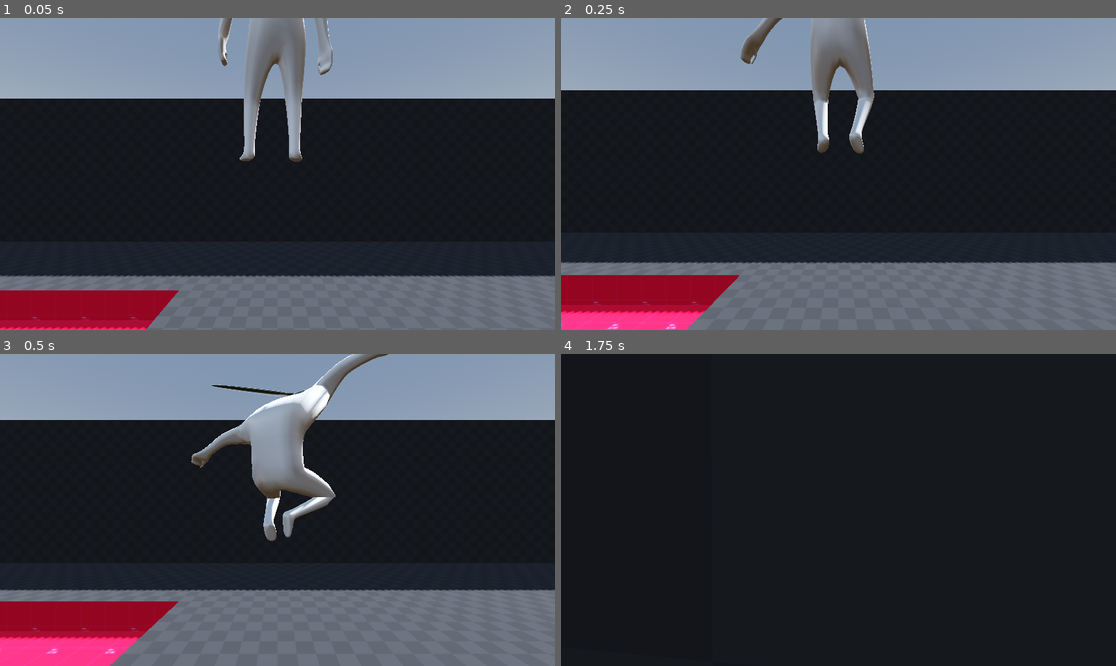
Above: before the commit, frames 1-4 (two rows, left to right).
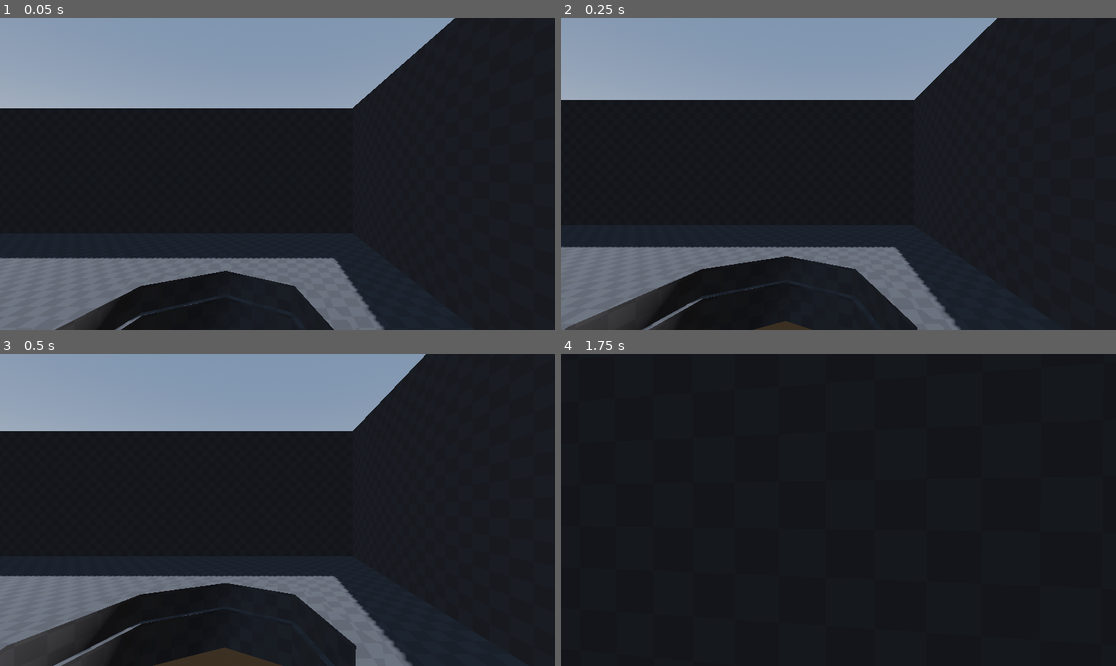
Above: after the commit, the same moments.

Repository: Dempsey845/companion
Game: Godot game, scene res://Scenes/world.tscn
Two runs of this game, one before a commit and one after it. Both use one fixed random seed, a clock stepped at 60 frames per second and the inputs below.
Inputs (mouse positions are in pixels of both pictures, inside the frame that each line leads up to):
- Up to frame 1 (0.05 s): no input
- Up to frame 2 (0.25 s): no input
- Up to frame 3 (0.5 s): no input
- Up to frame 4 (1.75 s): move the mouse to (866, 510) at 0.52 s; hold Shift (sprint) 0.53-1.28 s; hold W (move_forward) from 0.53 s (still down); tap Space (jump) at 0.77, 1.52 s; move the mouse to (810, 510) at 1.27 s; tap Shift (sprint) at 1.35 s

The runs differ from the first frame. In frame 1, 30% of the frame differs, in the area x 0-100%, y 0-100%; in frame 2, 33%; in frame 3, 37%; in frame 4, less than 0.1%.

Commit message:
Created a new simple combat system tailored to the gameplay style for this project.

Diff:
--- a/Entity/NPC/States/npc_wander_state.gd
+++ b/Entity/NPC/States/npc_wander_state.gd
@@ -16,7 +16,6 @@
 
 @onready var wait_timer: Timer = $WaitTimer
 @onready var chase_state: Node = $"../ChaseState"
-@onready var target_search_timer: Timer = $TargetSearchTimer
 
 var destination: Vector3
 var current_poi: PointOfInterest
@@ -24,8 +23,6 @@
 func _ready() -> void:
 	wait_timer.timeout.connect(_on_wait_timer_timeout)
 
-	target_search_timer.wait_time = randf_range(0.5, 1.5)
-	target_search_timer.timeout.connect(_on_target_search_timer_timeout)
 
 	if points_of_interest == null:
 		points_of_interest = get_tree().get_nodes_in_group("points_of_interest").pick_random()
@@ -40,11 +37,9 @@
 		push_error("This State is only compatible with NPC's!")
 
 	wait_timer.start()
-	target_search_timer.start()
 
 func exit():
 	wait_timer.stop()
-	target_search_timer.stop()
 
 func pick_new_destination() -> void:
 	match wander_type:
@@ -78,9 +73,3 @@
 		current_poi = null
 
 	wait_timer.start()
-
-func _on_target_search_timer_timeout():
-	var closest_target = target_search_area.find_closest_target()
-	# if closest_target:
-	# 	target_manager.set_target(closest_target)
-	# 	target_search_timer.stop()
--- a/Entity/NPC/Warrior/warrior.tscn
+++ b/Entity/NPC/Warrior/warrior.tscn
@@ -11,50 +11,50 @@
 script = ExtResource("2_0f6je")
 
 [node name="Skeleton3D" parent="HumanoidSkeleton" parent_id_path=PackedInt32Array(2129837301) index="0" unique_id=2020399624]
-bones/0/position = Vector3(-0.00039554943, 1.0383298, 0.014333563)
-bones/0/rotation = Quaternion(0.028310101, -0.029394293, -0.029145995, 0.99874175)
-bones/1/rotation = Quaternion(-0.00026577065, -0.015350621, 0.016572839, 0.9997448)
-bones/2/rotation = Quaternion(0.047443617, -0.042119112, 0.019859102, 0.9977879)
-bones/3/rotation = Quaternion(0.04740131, -0.04201611, 0.019878304, 0.99779385)
-bones/4/rotation = Quaternion(0.009957897, 0.022532467, -0.00056973705, 0.9996964)
-bones/5/rotation = Quaternion(-0.082524635, 0.05686791, -0.0047915312, 0.99495363)
-bones/7/rotation = Quaternion(-0.6261792, -0.37505764, 0.5281255, -0.4339528)
-bones/8/rotation = Quaternion(0.45476112, 0.03459745, 0.036241166, 0.889203)
-bones/9/rotation = Quaternion(0.030948717, 0.017927594, 0.53645056, 0.84317356)
-bones/10/rotation = Quaternion(-0.0045963903, -0.17702284, 0.13251674, 0.97523385)
-bones/11/rotation = Quaternion(0.23373812, 0.13382007, 0.08694329, 0.9591139)
-bones/12/rotation = Quaternion(-0.043161064, 0.03318611, 0.02171518, 0.9982807)
-bones/13/rotation = Quaternion(-0.11080097, -0.026310628, 0.067106485, 0.99122536)
-bones/15/rotation = Quaternion(0.41262305, 0.0018791759, -0.016627902, 0.91074824)
-bones/16/rotation = Quaternion(0.47635856, -0.016685555, -0.043314073, 0.8780251)
-bones/17/rotation = Quaternion(-0.024620993, 0.00091119885, -0.012560805, 0.99961764)
-bones/19/rotation = Quaternion(0.5992973, -0.40147915, 0.54054826, 0.4329722)
-bones/20/rotation = Quaternion(0.35239106, -0.18198875, 0.15794998, 0.9042967)
-bones/21/rotation = Quaternion(0.06721879, -0.066430524, -0.40974015, 0.90729356)
-bones/22/rotation = Quaternion(0.048392333, 0.11741122, -0.092412405, 0.9875894)
-bones/23/rotation = Quaternion(0.22552004, -0.13809606, -0.08335198, 0.9607927)
-bones/24/rotation = Quaternion(-0.023558373, -0.03097252, 0.00093076064, 0.9992421)
-bones/25/rotation = Quaternion(-0.104150824, 0.01925441, -0.045387894, 0.9933388)
-bones/27/rotation = Quaternion(0.35150048, -0.020656887, 0.0141476, 0.9358528)
-bones/28/rotation = Quaternion(0.4722998, 0.017293036, 0.012997142, 0.88117254)
-bones/29/rotation = Quaternion(-0.054835603, -0.0008979265, 0.006127003, 0.9984762)
-bones/31/rotation = Quaternion(0.10933878, -0.057699528, 0.99183834, -0.03118603)
-bones/32/rotation = Quaternion(-0.21365127, 0.031696282, 0.028929446, 0.97596705)
-bones/33/rotation = Quaternion(0.5376778, 0.04062939, 0.0034565954, 0.84216386)
-bones/34/rotation = Quaternion(0.27662185, -0.12816556, 0.012943278, 0.9523059)
-bones/36/rotation = Quaternion(-0.059148632, 0.28071812, 0.9579344, -0.007776999)
-bones/37/rotation = Quaternion(-0.29449597, 0.076022714, -0.0075699645, 0.95259404)
-bones/38/rotation = Quaternion(0.549772, -0.04673638, -0.020830534, 0.83374614)
-bones/39/rotation = Quaternion(0.30627602, 0.09173216, 0.015703565, 0.94738257)
+bones/0/position = Vector3(0.0016177788, 0.99805826, -0.0007674106)
+bones/0/rotation = Quaternion(0.007419074, -0.0029286463, -0.010887891, 0.999909)
+bones/1/rotation = Quaternion(0.0028849987, 0.008756998, 0.005530309, 0.99994224)
+bones/2/rotation = Quaternion(0.05778684, 0.006366124, -0.0026711228, 0.9983051)
+bones/3/rotation = Quaternion(0.057690594, 0.0064375037, -0.002674137, 0.9983102)
+bones/4/rotation = Quaternion(0.023631165, -0.0136743365, 0.006838, 0.99960387)
+bones/5/rotation = Quaternion(-0.10418887, -0.034992315, 0.026187798, 0.9935968)
+bones/7/rotation = Quaternion(-0.6218001, -0.3789212, 0.5319003, -0.43227944)
+bones/8/rotation = Quaternion(0.45322987, 0.084936544, 0.023874702, 0.88701665)
+bones/9/rotation = Quaternion(0.056349367, 0.0718596, 0.42688686, 0.8996825)
+bones/10/rotation = Quaternion(-0.0016383266, -0.17244644, 0.12257314, 0.97736144)
+bones/11/rotation = Quaternion(0.23369326, 0.13388126, 0.08683513, 0.9591261)
+bones/12/rotation = Quaternion(-0.04317285, 0.033140615, 0.021607593, 0.9982841)
+bones/13/rotation = Quaternion(-0.11080376, -0.026331428, 0.06702515, 0.99122995)
+bones/15/rotation = Quaternion(0.37659344, 0.0016289783, -0.014456652, 0.9262644)
+bones/16/rotation = Quaternion(0.44172746, -0.015001655, -0.043221485, 0.89598197)
+bones/17/rotation = Quaternion(-0.024459785, 0.00091409904, -0.012601816, 0.99962103)
+bones/19/rotation = Quaternion(0.61720574, -0.38470608, 0.5317075, 0.43398803)
+bones/20/rotation = Quaternion(0.42568856, -0.1534294, 0.05461304, 0.8900933)
+bones/21/rotation = Quaternion(0.051491622, -0.042638812, -0.42123225, 0.9044855)
+bones/22/rotation = Quaternion(0.04024015, 0.11240854, -0.11991782, 0.9855784)
+bones/23/rotation = Quaternion(0.22529253, -0.13851029, -0.08260109, 0.9608514)
+bones/24/rotation = Quaternion(-0.02370002, -0.03068067, 0.0008570221, 0.9992479)
+bones/25/rotation = Quaternion(-0.10413656, 0.019432425, -0.044810094, 0.9933631)
+bones/27/rotation = Quaternion(0.39468363, -0.023431854, 0.011600058, 0.9184451)
+bones/28/rotation = Quaternion(0.5128669, 0.019287037, 0.010485644, 0.8581875)
+bones/29/rotation = Quaternion(-0.053995013, -0.00091189746, 0.006247517, 0.99852127)
+bones/31/rotation = Quaternion(0.04980964, 0.18415271, 0.9814957, -0.016525105)
+bones/32/rotation = Quaternion(-0.35153785, -0.00085186487, 0.0018927485, 0.9361715)
+bones/33/rotation = Quaternion(0.65892214, 0.05377481, 0.047166996, 0.74880254)
+bones/34/rotation = Quaternion(0.28091684, -0.13452618, 0.009851735, 0.95020604)
+bones/36/rotation = Quaternion(-0.06468978, 0.13019148, 0.9891359, 0.021807816)
+bones/37/rotation = Quaternion(-0.6088374, 0.044404518, 0.025900919, 0.7916278)
+bones/38/rotation = Quaternion(0.58751565, -0.040889423, -0.015914716, 0.8080223)
+bones/39/rotation = Quaternion(0.33326343, 0.09460033, 0.0037488942, 0.93806833)
 
 [node name="Cube" parent="HumanoidSkeleton/Skeleton3D" index="0" unique_id=739866932]
 material_override = SubResource("StandardMaterial3D_0f6je")
 
 [node name="RightHandItemAttachment" parent="HumanoidSkeleton/Skeleton3D" index="1" unique_id=1440207064]
-transform = Transform3D(0.03377053, -0.027883433, 0.9990403, 0.23992935, -0.97015226, -0.03518764, 0.9702027, 0.24088745, -0.026072636, -0.44762695, 0.99820983, -0.17740236)
+transform = Transform3D(0.2919544, 0.23673184, 0.92667174, 0.50969785, -0.85834867, 0.058693774, 0.8093022, 0.45518667, -0.37126046, -0.38471216, 0.92648375, 0.052932195)
 
 [node name="BackItemAttachment" parent="HumanoidSkeleton/Skeleton3D" index="2" unique_id=2120642675]
-transform = Transform3D(0.97446007, -0.09089429, -0.20534316, 0.035563968, 0.96534646, -0.258537, 0.22172683, 0.24463117, 0.94392425, -0.010342709, 1.6461297, 0.08570047)
+transform = Transform3D(0.9998954, 0.01375485, 0.004505379, -0.011816746, 0.9555254, -0.2946714, -0.008358175, 0.2945873, 0.9555879, 0.013731763, 1.6059158, 0.063280106)
 
 [node name="TargetSearchArea" parent="." index="14" unique_id=1651124830]
 collision_mask = 8
--- a/Entity/NPC/npc_ai.tscn
+++ b/Entity/NPC/npc_ai.tscn
@@ -10,6 +10,7 @@
 [ext_resource type="Script" uid="uid://crorvy30dtnlx" path="res://Entity/NPC/npc_target_manager.gd" id="4_ppcqs"]
 [ext_resource type="Script" uid="uid://dv0qxj2hb0vec" path="res://Entity/NPC/npc_combat_data.gd" id="5_lxnc2"]
 [ext_resource type="Script" uid="uid://corpwramldeuu" path="res://Entity/NPC/States/npc_wander_state.gd" id="5_wfllg"]
+[ext_resource type="Script" uid="uid://tcl4hxfha78v" path="res://Entity/NPC/npc_combat_manager.gd" id="6_uwcyd"]
 [ext_resource type="PackedScene" uid="uid://cerbsxix0ryba" path="res://Entity/NPC/Humanoid/humanoid_skeleton.tscn" id="7_3y805"]
 [ext_resource type="Script" uid="uid://d0vif2jefuxn8" path="res://Entity/NPC/States/npc_attack_state.gd" id="8_n2son"]
 [ext_resource type="Script" uid="uid://n16pks25wcsu" path="res://Entity/NPC/npc_weapon_manager.gd" id="9_tayem"]
@@ -44,12 +45,15 @@
 script = ExtResource("1_tifgv")
 jump_velocity = 4.5
 
-[node name="NPCHealthManager" type="Node" parent="." unique_id=124943862 node_paths=PackedStringArray("health")]
+[node name="NPCHealthManager" type="Node" parent="." unique_id=124943862 node_paths=PackedStringArray("health", "state_machine", "retreat_state")]
 script = ExtResource("2_dfvyj")
 health = NodePath("../Health")
+state_machine = NodePath("../StateMachine")
+retreat_state = NodePath("../StateMachine/RetreatState")
 
 [node name="Health" type="Node" parent="." unique_id=1743741218]
 script = ExtResource("2_84n1q")
+max_health = 3
 metadata/_custom_type_script = "uid://dk5ptg0c0fx3t"
 
 [node name="NPCAirState" type="Node" parent="." unique_id=590697671 node_paths=PackedStringArray("character_body")]
@@ -57,9 +61,20 @@
 character_body = NodePath("..")
 metadata/_custom_type_script = "uid://dsf4eco7yji27"
 
-[node name="NPCTargetManager" type="Node" parent="." unique_id=1355157439 node_paths=PackedStringArray("npc")]
+[node name="NPCTargetManager" type="Node" parent="." unique_id=1355157439 node_paths=PackedStringArray("npc", "health_manager")]
 script = ExtResource("4_ppcqs")
 npc = NodePath("..")
+health_manager = NodePath("../NPCHealthManager")
+
+[node name="NPCCombatManager" type="Node" parent="." unique_id=1610300449 node_paths=PackedStringArray("skeleton", "weapon_manager", "target_manager", "target_search_area", "state_machine", "chase_state", "wander_state")]
+script = ExtResource("6_uwcyd")
+skeleton = NodePath("../HumanoidSkeleton")
+weapon_manager = NodePath("../NPCWeaponManager")
+target_manager = NodePath("../NPCTargetManager")
+target_search_area = NodePath("../TargetSearchArea")
+state_machine = NodePath("../StateMachine")
+chase_state = NodePath("../StateMachine/ChaseState")
+wander_state = NodePath("../StateMachine/WanderState")
 
 [node name="NPCCombatData" type="Node" parent="." unique_id=28659779]
 script = ExtResource("5_lxnc2")
--- /dev/null
+++ b/Entity/NPC/npc_combat_manager.gd
@@ -0,0 +1,65 @@
+extends Node
+
+@export var skeleton: HumanoidSkeleton
+@export var weapon_manager: NPCWeaponManager
+@export var target_manager: NPCTargetManager
+@export var target_search_area: NPCTargetSearchArea
+
+@export var state_machine: StateMachine
+@export var chase_state: State
+@export var wander_state: State
+
+
+var is_weapon_sheathed: bool = true
+
+func _process(_delta: float) -> void:
+	if target_manager.target == null:
+		var closest_target = target_search_area.find_closest_target()
+		if closest_target:
+			_set_target(closest_target)
+
+func _set_target(target: Node3D):
+	target_manager.set_target(target)
+	_withdraw_weapon()
+	state_machine.change_state(chase_state)
+
+	var target_health: Health = target.get_node("Health")
+	target_health.death.connect(_on_target_death)
+
+func _withdraw_weapon():
+	if not is_weapon_sheathed:
+		return
+
+	is_weapon_sheathed = false
+	skeleton.play_upper_body_animation("Sheath", 1.2)
+
+	await get_tree().create_timer(0.5).timeout
+	if not is_instance_valid(self):
+		return
+
+	weapon_manager.item_manager.requip_current_item(NPCItemManager.ItemSlot.RightHand)
+
+
+func _sheath_weapon():
+	if is_weapon_sheathed:
+		return
+
+	is_weapon_sheathed = true
+	skeleton.play_upper_body_animation("Sheath", 1.2)
+
+	await get_tree().create_timer(0.5).timeout
+	if not is_instance_valid(self):
+		return
+
+	weapon_manager.item_manager.requip_current_item(NPCItemManager.ItemSlot.Back)
+
+func change_combat_target(target: Node3D):
+	if is_instance_valid(target_manager.target):
+		var target_health: Health = target_manager.target.get_node("Health")
+		target_health.death.disconnect(_on_target_death)
+
+	_set_target(target)
+
+func _on_target_death():
+	_sheath_weapon()
+	state_machine.change_state(wander_state)
--- a/Entity/NPC/npc_health_manager.gd
+++ b/Entity/NPC/npc_health_manager.gd
@@ -1,6 +1,10 @@
+class_name NPCHealthManager
 extends Node
 
 @export var health: Health
+
+@export var state_machine: StateMachine
+@export var retreat_state: State
 
 func _ready() -> void:
 	health.death.connect(_on_npc_died)
@@ -8,3 +12,13 @@
 func _on_npc_died():
 	print("NPC DIED")
 	get_parent().queue_free()
+
+func start_retreat_on_low_health():
+	health.damage_taken.connect(_on_npc_damage_taken)
+
+func stop_retreat_on_low_health():
+	health.damage_taken.disconnect(_on_npc_damage_taken)
+
+func _on_npc_damage_taken(_damage_amount: int):
+	if health.current_heatlh < float(health.max_health) / 2:
+		state_machine.change_state(retreat_state)
--- a/Entity/NPC/npc_target_manager.gd
+++ b/Entity/NPC/npc_target_manager.gd
@@ -2,6 +2,9 @@
 extends Node
 
 @export var npc: NPC
+
+@export var health_manager: NPCHealthManager
+
 
 var _target: Node3D
 var target: Node3D:
@@ -27,12 +30,14 @@
 			var target_health: Health = target.get_node("Health")
 			if not target_health.death.is_connected(_on_target_death):
 				target_health.death.connect(_on_target_death)
+				health_manager.start_retreat_on_low_health()
 
 func clear_target():
 	if target.has_node("Health"):
 		var target_health: Health = target.get_node("Health")
 		if target_health.death.is_connected(_on_target_death):
 			target_health.death.disconnect(_on_target_death)
+			health_manager.stop_retreat_on_low_health()
 
 	target = null
 	npc.clear_look_target()
--- a/Scenes/world.tscn
+++ b/Scenes/world.tscn
@@ -111,7 +111,7 @@
 end_position = Vector3(0, -0.485, -1.63)
 
 [node name="Player" parent="." unique_id=1685154727 instance=ExtResource("1_a02cp")]
-transform = Transform3D(1, 0, 0, 0, 1, 0, 0, 0, 1, 0, 1, 0)
+transform = Transform3D(1, 0, 0, 0, 1, 0, 0, 0, 1, 7, 1, 1)
 
 [node name="PointsOfInterest" type="Node3D" parent="." unique_id=280479569 groups=["points_of_interest"]]
 script = ExtResource("5_5ukr8")
@@ -140,4 +140,4 @@
 transform = Transform3D(1, 0, 0, 0, 1, 0, 0, 0, 1, 0, 3, -2)
 
 [node name="Warrior" parent="." unique_id=2084977493 instance=ExtResource("7_o06y3")]
-transform = Transform3D(1, 0, 0, 0, 1, 0, 0, 0, 1, 4, 3, 3)
+transform = Transform3D(1, 0, 0, 0, 1, 0, 0, 0, 1, -2, 3, 3)
Not shown, added: Entity/NPC/npc_combat_manager.gd.uid
